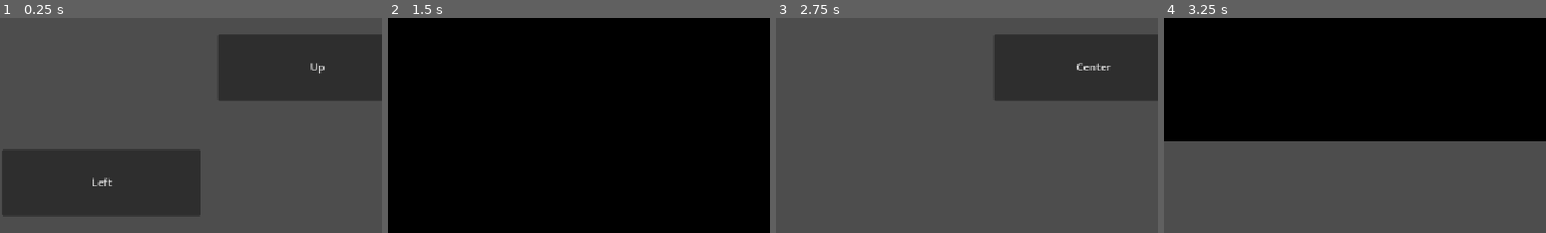
Above: before the commit, frames 1-4 (left to right).
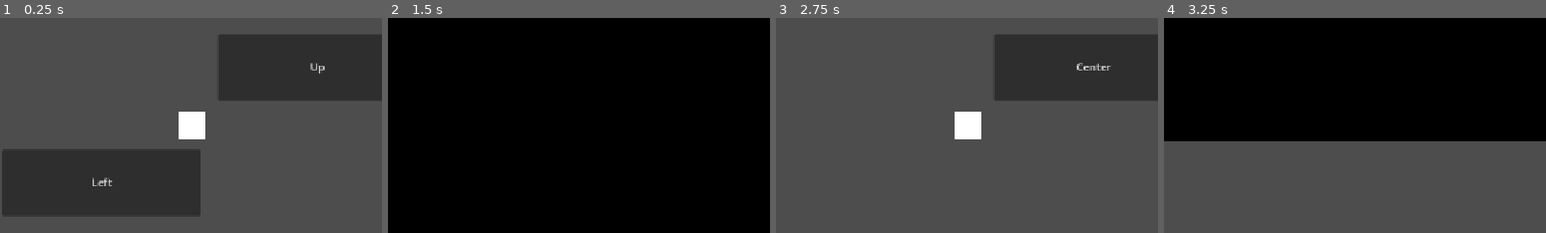
Above: after the commit, the same moments.

Repository: lucascarrug/Godot-Prototype-Project---Scene-Manager
Game: Godot game, scene res://Scenes/MainRoom.tscn
Two runs of this game, one before a commit and one after it. Both use one fixed random seed, a clock stepped at 60 frames per second and the inputs below. Before the commit the project starts from res://Scenes/Center.tscn.
Inputs:
- Up to frame 1 (0.25 s): no input
- Up to frame 2 (1.5 s): click "Down" at 0.5 s; click "Center" at 1.25 s
- Up to frame 3 (2.75 s): click "Center" at 2 s
- Up to frame 4 (3.25 s): click "Center" at 2.75 s
The pictures show only the part of the screen within x 8-58%, y 12-62%; the shares and areas given below are measured in that part.

The runs differ from the first frame. In frame 1, 0.9% of the frame differs, in the area x 46-54%, y 43-57%; in frame 2, nothing differs; in frame 3, 0.9%; in frame 4, nothing differs.

Commit message:
MainRoom

Diff:
--- a/Scenes/LoadingScreen.tscn
+++ b/Scenes/LoadingScreen.tscn
@@ -109,165 +109,17 @@
 "values": [Vector2(1157, 647)]
 }
 
-[sub_resource type="Animation" id="Animation_xoop3"]
-resource_name = "slide_in"
-tracks/0/type = "value"
-tracks/0/imported = false
-tracks/0/enabled = true
-tracks/0/path = NodePath("Control/Background:size")
-tracks/0/interp = 1
-tracks/0/loop_wrap = true
-tracks/0/keys = {
-"times": PackedFloat32Array(0, 0.5),
-"transitions": PackedFloat32Array(5.09824, 0.392292),
-"update": 0,
-"values": [Vector2(0, 647), Vector2(1200, 647)]
-}
-tracks/1/type = "value"
-tracks/1/imported = false
-tracks/1/enabled = true
-tracks/1/path = NodePath("Control/Background:color")
-tracks/1/interp = 1
-tracks/1/loop_wrap = true
-tracks/1/keys = {
-"times": PackedFloat32Array(0),
-"transitions": PackedFloat32Array(1),
-"update": 0,
-"values": [Color(0, 0, 0, 1)]
-}
-tracks/2/type = "method"
-tracks/2/imported = false
-tracks/2/enabled = true
-tracks/2/path = NodePath(".")
-tracks/2/interp = 1
-tracks/2/loop_wrap = true
-tracks/2/keys = {
-"times": PackedFloat32Array(0.5),
-"transitions": PackedFloat32Array(1),
-"values": [{
-"args": [],
-"method": &"report_midpoint"
-}]
-}
-
-[sub_resource type="Animation" id="Animation_qjj4j"]
-resource_name = "slide_out"
-tracks/0/type = "value"
-tracks/0/imported = false
-tracks/0/enabled = true
-tracks/0/path = NodePath("Control/Background:size")
-tracks/0/interp = 1
-tracks/0/loop_wrap = true
-tracks/0/keys = {
-"times": PackedFloat32Array(0, 0.5),
-"transitions": PackedFloat32Array(4.92456, 0.406126),
-"update": 0,
-"values": [Vector2(1157, 647), Vector2(0, 647)]
-}
-tracks/1/type = "value"
-tracks/1/imported = false
-tracks/1/enabled = true
-tracks/1/path = NodePath("Control/Background:color")
-tracks/1/interp = 1
-tracks/1/loop_wrap = true
-tracks/1/keys = {
-"times": PackedFloat32Array(0),
-"transitions": PackedFloat32Array(0.392292),
-"update": 0,
-"values": [Color(0, 0, 0, 1)]
-}
-
-[sub_resource type="Animation" id="Animation_dq85b"]
-resource_name = "slide_right_in"
-tracks/0/type = "value"
-tracks/0/imported = false
-tracks/0/enabled = true
-tracks/0/path = NodePath("Control/Background:size")
-tracks/0/interp = 1
-tracks/0/loop_wrap = true
-tracks/0/keys = {
-"times": PackedFloat32Array(0, 0.5),
-"transitions": PackedFloat32Array(5.09824, 5.09824),
-"update": 0,
-"values": [Vector2(0, 648), Vector2(1158, 648)]
-}
-tracks/1/type = "method"
-tracks/1/imported = false
-tracks/1/enabled = true
-tracks/1/path = NodePath(".")
-tracks/1/interp = 1
-tracks/1/loop_wrap = true
-tracks/1/keys = {
-"times": PackedFloat32Array(0.5),
-"transitions": PackedFloat32Array(1),
-"values": [{
-"args": [],
-"method": &"report_midpoint"
-}]
-}
-tracks/2/type = "value"
-tracks/2/imported = false
-tracks/2/enabled = true
-tracks/2/path = NodePath("Control/Background:color")
-tracks/2/interp = 1
-tracks/2/loop_wrap = true
-tracks/2/keys = {
-"times": PackedFloat32Array(0),
-"transitions": PackedFloat32Array(1),
-"update": 0,
-"values": [Color(0, 0, 0, 1)]
-}
-tracks/3/type = "value"
-tracks/3/imported = false
-tracks/3/enabled = true
-tracks/3/path = NodePath("Control/Background:position")
-tracks/3/interp = 1
-tracks/3/loop_wrap = true
-tracks/3/keys = {
-"times": PackedFloat32Array(0),
-"transitions": PackedFloat32Array(1),
-"update": 0,
-"values": [Vector2(0, 0)]
-}
-
-[sub_resource type="Animation" id="Animation_ffghy"]
-resource_name = "slide_right_out"
-tracks/0/type = "value"
-tracks/0/imported = false
-tracks/0/enabled = true
-tracks/0/path = NodePath("Control/Background:position")
-tracks/0/interp = 1
-tracks/0/loop_wrap = true
-tracks/0/keys = {
-"times": PackedFloat32Array(0, 0.5),
-"transitions": PackedFloat32Array(5.09824, 4.92458),
-"update": 0,
-"values": [Vector2(0, 0), Vector2(1158, 0)]
-}
-tracks/1/type = "value"
-tracks/1/imported = false
-tracks/1/enabled = true
-tracks/1/path = NodePath("Control/Background:color")
-tracks/1/interp = 1
-tracks/1/loop_wrap = true
-tracks/1/keys = {
-"times": PackedFloat32Array(0),
-"transitions": PackedFloat32Array(1),
-"update": 0,
-"values": [Color(0, 0, 0, 1)]
-}
-
-[sub_resource type="Animation" id="Animation_68uam"]
-resource_name = "slide_left_in"
-tracks/0/type = "value"
-tracks/0/imported = false
-tracks/0/enabled = true
-tracks/0/path = NodePath("Control/Background:color")
-tracks/0/interp = 1
-tracks/0/loop_wrap = true
-tracks/0/keys = {
-"times": PackedFloat32Array(0),
-"transitions": PackedFloat32Array(5.09824),
+[sub_resource type="Animation" id="Animation_634pj"]
+resource_name = "slide_down_in"
+tracks/0/type = "value"
+tracks/0/imported = false
+tracks/0/enabled = true
+tracks/0/path = NodePath("Control/Background:color")
+tracks/0/interp = 1
+tracks/0/loop_wrap = true
+tracks/0/keys = {
+"times": PackedFloat32Array(0),
+"transitions": PackedFloat32Array(1),
 "update": 0,
 "values": [Color(0, 0, 0, 1)]
 }
@@ -279,9 +131,9 @@
 tracks/1/loop_wrap = true
 tracks/1/keys = {
 "times": PackedFloat32Array(0, 0.5),
-"transitions": PackedFloat32Array(5.09824, 1),
-"update": 0,
-"values": [Vector2(1158, 0), Vector2(0, 0)]
+"transitions": PackedFloat32Array(5, 5),
+"update": 0,
+"values": [Vector2(0, -648), Vector2(0, 0)]
 }
 tracks/2/type = "value"
 tracks/2/imported = false
@@ -291,7 +143,7 @@
 tracks/2/loop_wrap = true
 tracks/2/keys = {
 "times": PackedFloat32Array(0),
-"transitions": PackedFloat32Array(5.09824),
+"transitions": PackedFloat32Array(1.62451),
 "update": 0,
 "values": [Vector2(1158, 648)]
 }
@@ -310,8 +162,47 @@
 }]
 }
 
-[sub_resource type="Animation" id="Animation_davxm"]
-resource_name = "slide_left_out"
+[sub_resource type="Animation" id="Animation_am871"]
+resource_name = "slide_down_out"
+tracks/0/type = "value"
+tracks/0/imported = false
+tracks/0/enabled = true
+tracks/0/path = NodePath("Control/Background:color")
+tracks/0/interp = 1
+tracks/0/loop_wrap = true
+tracks/0/keys = {
+"times": PackedFloat32Array(0),
+"transitions": PackedFloat32Array(5),
+"update": 0,
+"values": [Color(0, 0, 0, 1)]
+}
+tracks/1/type = "value"
+tracks/1/imported = false
+tracks/1/enabled = true
+tracks/1/path = NodePath("Control/Background:size")
+tracks/1/interp = 1
+tracks/1/loop_wrap = true
+tracks/1/keys = {
+"times": PackedFloat32Array(0),
+"transitions": PackedFloat32Array(5),
+"update": 0,
+"values": [Vector2(1158, 648)]
+}
+tracks/2/type = "value"
+tracks/2/imported = false
+tracks/2/enabled = true
+tracks/2/path = NodePath("Control/Background:position")
+tracks/2/interp = 1
+tracks/2/loop_wrap = true
+tracks/2/keys = {
+"times": PackedFloat32Array(0, 0.5),
+"transitions": PackedFloat32Array(5, 5),
+"update": 0,
+"values": [Vector2(0, 0), Vector2(0, 648)]
+}
+
+[sub_resource type="Animation" id="Animation_xoop3"]
+resource_name = "slide_in"
 tracks/0/type = "value"
 tracks/0/imported = false
 tracks/0/enabled = true
@@ -320,9 +211,50 @@
 tracks/0/loop_wrap = true
 tracks/0/keys = {
 "times": PackedFloat32Array(0, 0.5),
-"transitions": PackedFloat32Array(4.92458, 4.92458),
-"update": 0,
-"values": [Vector2(1158, 648), Vector2(0, 648)]
+"transitions": PackedFloat32Array(5.09824, 0.392292),
+"update": 0,
+"values": [Vector2(0, 647), Vector2(1200, 647)]
+}
+tracks/1/type = "value"
+tracks/1/imported = false
+tracks/1/enabled = true
+tracks/1/path = NodePath("Control/Background:color")
+tracks/1/interp = 1
+tracks/1/loop_wrap = true
+tracks/1/keys = {
+"times": PackedFloat32Array(0),
+"transitions": PackedFloat32Array(1),
+"update": 0,
+"values": [Color(0, 0, 0, 1)]
+}
+tracks/2/type = "method"
+tracks/2/imported = false
+tracks/2/enabled = true
+tracks/2/path = NodePath(".")
+tracks/2/interp = 1
+tracks/2/loop_wrap = true
+tracks/2/keys = {
+"times": PackedFloat32Array(0.5),
+"transitions": PackedFloat32Array(1),
+"values": [{
+"args": [],
+"method": &"report_midpoint"
+}]
+}
+
+[sub_resource type="Animation" id="Animation_68uam"]
+resource_name = "slide_left_in"
+tracks/0/type = "value"
+tracks/0/imported = false
+tracks/0/enabled = true
+tracks/0/path = NodePath("Control/Background:color")
+tracks/0/interp = 1
+tracks/0/loop_wrap = true
+tracks/0/keys = {
+"times": PackedFloat32Array(0),
+"transitions": PackedFloat32Array(5.09824),
+"update": 0,
+"values": [Color(0, 0, 0, 1)]
 }
 tracks/1/type = "value"
 tracks/1/imported = false
@@ -331,37 +263,10 @@
 tracks/1/interp = 1
 tracks/1/loop_wrap = true
 tracks/1/keys = {
-"times": PackedFloat32Array(0),
-"transitions": PackedFloat32Array(1),
-"update": 0,
-"values": [Vector2(0, 0)]
-}
-
-[sub_resource type="Animation" id="Animation_634pj"]
-resource_name = "slide_down_in"
-tracks/0/type = "value"
-tracks/0/imported = false
-tracks/0/enabled = true
-tracks/0/path = NodePath("Control/Background:color")
-tracks/0/interp = 1
-tracks/0/loop_wrap = true
-tracks/0/keys = {
-"times": PackedFloat32Array(0),
-"transitions": PackedFloat32Array(1),
-"update": 0,
-"values": [Color(0, 0, 0, 1)]
-}
-tracks/1/type = "value"
-tracks/1/imported = false
-tracks/1/enabled = true
-tracks/1/path = NodePath("Control/Background:position")
-tracks/1/interp = 1
-tracks/1/loop_wrap = true
-tracks/1/keys = {
-"times": PackedFloat32Array(0, 0.5),
-"transitions": PackedFloat32Array(5, 5),
-"update": 0,
-"values": [Vector2(0, -648), Vector2(0, 0)]
+"times": PackedFloat32Array(0, 0.5),
+"transitions": PackedFloat32Array(5.09824, 1),
+"update": 0,
+"values": [Vector2(1158, 0), Vector2(0, 0)]
 }
 tracks/2/type = "value"
 tracks/2/imported = false
@@ -371,7 +276,7 @@
 tracks/2/loop_wrap = true
 tracks/2/keys = {
 "times": PackedFloat32Array(0),
-"transitions": PackedFloat32Array(1.62451),
+"transitions": PackedFloat32Array(5.09824),
 "update": 0,
 "values": [Vector2(1158, 648)]
 }
@@ -390,43 +295,138 @@
 }]
 }
 
-[sub_resource type="Animation" id="Animation_am871"]
-resource_name = "slide_down_out"
-tracks/0/type = "value"
-tracks/0/imported = false
-tracks/0/enabled = true
-tracks/0/path = NodePath("Control/Background:color")
-tracks/0/interp = 1
-tracks/0/loop_wrap = true
-tracks/0/keys = {
-"times": PackedFloat32Array(0),
-"transitions": PackedFloat32Array(5),
-"update": 0,
-"values": [Color(0, 0, 0, 1)]
-}
-tracks/1/type = "value"
-tracks/1/imported = false
-tracks/1/enabled = true
-tracks/1/path = NodePath("Control/Background:size")
-tracks/1/interp = 1
-tracks/1/loop_wrap = true
-tracks/1/keys = {
-"times": PackedFloat32Array(0),
-"transitions": PackedFloat32Array(5),
-"update": 0,
-"values": [Vector2(1158, 648)]
-}
-tracks/2/type = "value"
-tracks/2/imported = false
-tracks/2/enabled = true
-tracks/2/path = NodePath("Control/Background:position")
-tracks/2/interp = 1
-tracks/2/loop_wrap = true
-tracks/2/keys = {
-"times": PackedFloat32Array(0, 0.5),
-"transitions": PackedFloat32Array(5, 5),
-"update": 0,
-"values": [Vector2(0, 0), Vector2(0, 648)]
+[sub_resource type="Animation" id="Animation_davxm"]
+resource_name = "slide_left_out"
+tracks/0/type = "value"
+tracks/0/imported = false
+tracks/0/enabled = true
+tracks/0/path = NodePath("Control/Background:size")
+tracks/0/interp = 1
+tracks/0/loop_wrap = true
+tracks/0/keys = {
+"times": PackedFloat32Array(0, 0.5),
+"transitions": PackedFloat32Array(4.92458, 4.92458),
+"update": 0,
+"values": [Vector2(1158, 648), Vector2(0, 648)]
+}
+tracks/1/type = "value"
+tracks/1/imported = false
+tracks/1/enabled = true
+tracks/1/path = NodePath("Control/Background:position")
+tracks/1/interp = 1
+tracks/1/loop_wrap = true
+tracks/1/keys = {
+"times": PackedFloat32Array(0),
+"transitions": PackedFloat32Array(1),
+"update": 0,
+"values": [Vector2(0, 0)]
+}
+
+[sub_resource type="Animation" id="Animation_qjj4j"]
+resource_name = "slide_out"
+tracks/0/type = "value"
+tracks/0/imported = false
+tracks/0/enabled = true
+tracks/0/path = NodePath("Control/Background:size")
+tracks/0/interp = 1
+tracks/0/loop_wrap = true
+tracks/0/keys = {
+"times": PackedFloat32Array(0, 0.5),
+"transitions": PackedFloat32Array(4.92456, 0.406126),
+"update": 0,
+"values": [Vector2(1157, 647), Vector2(0, 647)]
+}
+tracks/1/type = "value"
+tracks/1/imported = false
+tracks/1/enabled = true
+tracks/1/path = NodePath("Control/Background:color")
+tracks/1/interp = 1
+tracks/1/loop_wrap = true
+tracks/1/keys = {
+"times": PackedFloat32Array(0),
+"transitions": PackedFloat32Array(0.392292),
+"update": 0,
+"values": [Color(0, 0, 0, 1)]
+}
+
+[sub_resource type="Animation" id="Animation_dq85b"]
+resource_name = "slide_right_in"
+tracks/0/type = "value"
+tracks/0/imported = false
+tracks/0/enabled = true
+tracks/0/path = NodePath("Control/Background:size")
+tracks/0/interp = 1
+tracks/0/loop_wrap = true
+tracks/0/keys = {
+"times": PackedFloat32Array(0, 0.5),
+"transitions": PackedFloat32Array(5.09824, 5.09824),
+"update": 0,
+"values": [Vector2(0, 648), Vector2(1158, 648)]
+}
+tracks/1/type = "method"
+tracks/1/imported = false
+tracks/1/enabled = true
+tracks/1/path = NodePath(".")
+tracks/1/interp = 1
+tracks/1/loop_wrap = true
+tracks/1/keys = {
+"times": PackedFloat32Array(0.5),
+"transitions": PackedFloat32Array(1),
+"values": [{
+"args": [],
+"method": &"report_midpoint"
+}]
+}
+tracks/2/type = "value"
+tracks/2/imported = false
+tracks/2/enabled = true
+tracks/2/path = NodePath("Control/Background:color")
+tracks/2/interp = 1
+tracks/2/loop_wrap = true
+tracks/2/keys = {
+"times": PackedFloat32Array(0),
+"transitions": PackedFloat32Array(1),
+"update": 0,
+"values": [Color(0, 0, 0, 1)]
+}
+tracks/3/type = "value"
+tracks/3/imported = false
+tracks/3/enabled = true
+tracks/3/path = NodePath("Control/Background:position")
+tracks/3/interp = 1
+tracks/3/loop_wrap = true
+tracks/3/keys = {
+"times": PackedFloat32Array(0),
+"transitions": PackedFloat32Array(1),
+"update": 0,
+"values": [Vector2(0, 0)]
+}
+
+[sub_resource type="Animation" id="Animation_ffghy"]
+resource_name = "slide_right_out"
+tracks/0/type = "value"
+tracks/0/imported = false
+tracks/0/enabled = true
+tracks/0/path = NodePath("Control/Background:position")
+tracks/0/interp = 1
+tracks/0/loop_wrap = true
+tracks/0/keys = {
+"times": PackedFloat32Array(0, 0.5),
+"transitions": PackedFloat32Array(5.09824, 4.92458),
+"update": 0,
+"values": [Vector2(0, 0), Vector2(1158, 0)]
+}
+tracks/1/type = "value"
+tracks/1/imported = false
+tracks/1/enabled = true
+tracks/1/path = NodePath("Control/Background:color")
+tracks/1/interp = 1
+tracks/1/loop_wrap = true
+tracks/1/keys = {
+"times": PackedFloat32Array(0),
+"transitions": PackedFloat32Array(1),
+"update": 0,
+"values": [Color(0, 0, 0, 1)]
 }
 
 [sub_resource type="Animation" id="Animation_6p6t7"]
--- /dev/null
+++ b/Scenes/MainRoom.tscn
@@ -0,0 +1,25 @@
+[gd_scene load_steps=2 format=3 uid="uid://d2cbp7tw4ufon"]
+
+[ext_resource type="PackedScene" uid="uid://vxkr83lai6yx" path="res://Scenes/Center.tscn" id="1_bbn4r"]
+
+[node name="MainRoom" type="Control"]
+layout_mode = 3
+anchors_preset = 15
+anchor_right = 1.0
+anchor_bottom = 1.0
+grow_horizontal = 2
+grow_vertical = 2
+
+[node name="ColorRect" type="ColorRect" parent="."]
+layout_mode = 1
+anchors_preset = -1
+anchor_left = 0.319
+anchor_top = 0.336
+anchor_right = 0.353
+anchor_bottom = 0.398
+offset_left = -0.488007
+offset_top = 0.271988
+offset_right = 0.343994
+offset_bottom = 0.0959778
+
+[node name="Center" parent="." instance=ExtResource("1_bbn4r")]
--- a/project.godot
+++ b/project.godot
@@ -11,7 +11,7 @@
 [application]
 
 config/name="Prototype Project - Scene Manager"
-run/main_scene="uid://vxkr83lai6yx"
+run/main_scene="uid://d2cbp7tw4ufon"
 config/features=PackedStringArray("4.4", "Forward Plus")
 config/icon="res://icon.svg"
 
